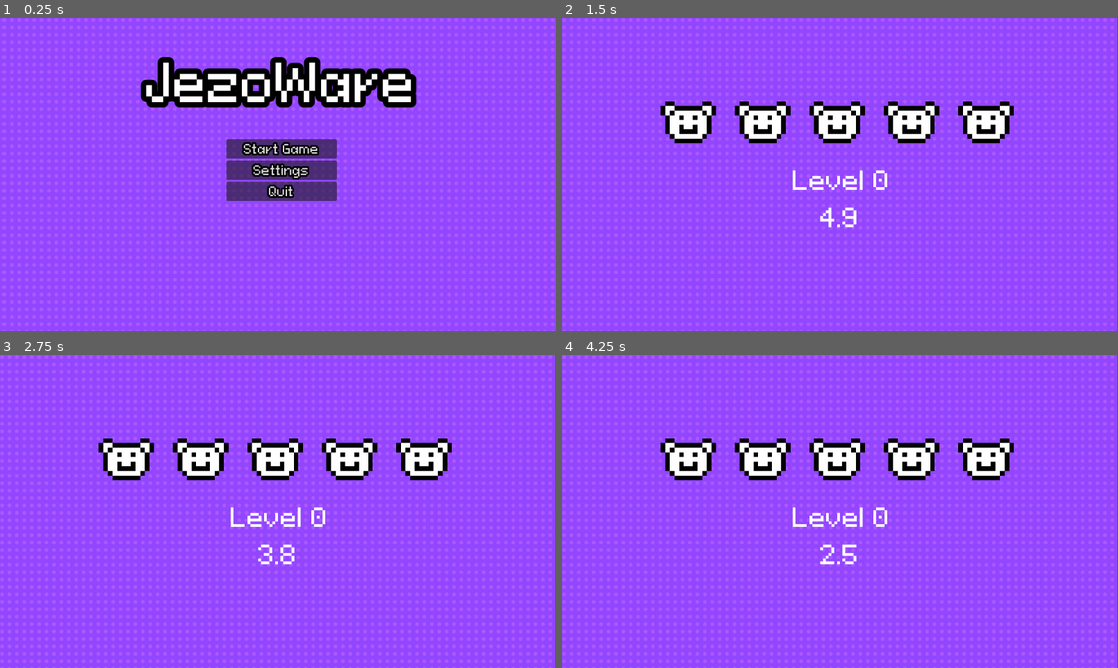
Above: before the commit, frames 1-4 (two rows, left to right).
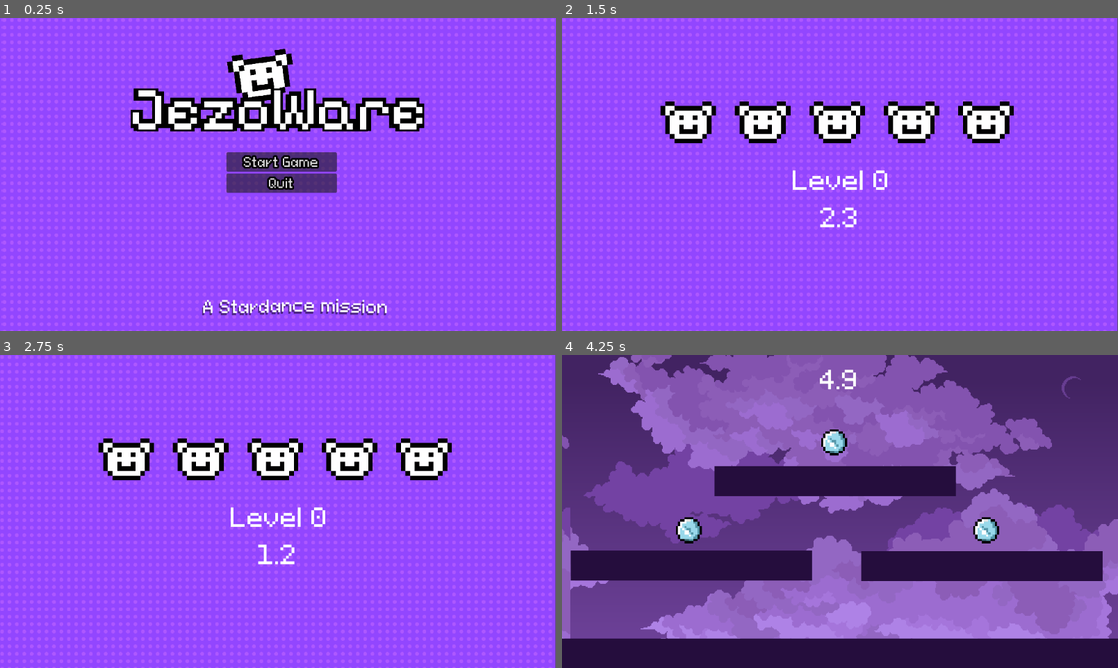
Above: after the commit, the same moments.

Repository: jezomc/JezoWare
Game: Godot game, scene res://scenes/title_screen.tscn
Two runs of this game, one before a commit and one after it. Both use one fixed random seed, a clock stepped at 60 frames per second and the inputs below.
Inputs (mouse positions are in pixels of both pictures, inside the frame that each line leads up to):
- Up to frame 1 (0.25 s): no input
- Up to frame 2 (1.5 s): click (845, 171) at 0.5 s, where only the run before the commit has a clickable "Settings"; click (845, 149) at 1.25 s, where only the run before the commit has a clickable "Start Game"
- Up to frame 3 (2.75 s): tap Enter (ui_accept) at 2, 2.27 s; move the mouse to (400, 495) at 2.02 s; hold Right (ui_right) from 2.03 s (still down); tap Alt at 2.1 s; click (400, 495) at 2.17 s
- Up to frame 4 (4.25 s): release Right (ui_right) at 2.75 s; drag from (728, 527) to (812, 574) at 2.77 s; move the mouse to (895, 442) at 3.52 s; hold Left (ui_left) from 3.53 s (still down); tap Alt at 3.6 s

The runs differ from the first frame. In frame 1, 13% of the frame differs, in the area x 23-77%, y 9-96%; in frame 2, 0.1%; in frame 3, 0.2%; in frame 4, 100%, in the area x 0-100%, y 0-100%.

Commit message:
updated the title screen.

Diff:
--- a/JezoWare/scenes/lost_screen.tscn
+++ b/JezoWare/scenes/lost_screen.tscn
@@ -24,7 +24,7 @@
 scale = Vector2(0.5, 0.5)
 texture = ExtResource("2_erjvp")
 
-[node name="Winner" type="RichTextLabel" parent="." unique_id=1081635385]
+[node name="Lose" type="RichTextLabel" parent="." unique_id=1081635385]
 clip_contents = false
 anchors_preset = -1
 offset_left = 298.0
@@ -40,7 +40,7 @@
 theme_override_fonts/normal_font = ExtResource("3_0nhqw")
 theme_override_font_sizes/normal_font_size = 105
 bbcode_enabled = true
-text = "[shake]U Lost :("
+text = "[shake]U Lose :("
 scroll_active = false
 horizontal_alignment = 1
 metadata/_edit_use_anchors_ = true
--- a/JezoWare/scenes/minigame_1.gd
+++ b/JezoWare/scenes/minigame_1.gd
@@ -21,8 +21,8 @@
 func _process(delta: float) -> void: # running every frame brochacho
 
 	if snowball_collected == 3: # the double equals is just an argument asking if it's the same, with "=" it'll give an error
-		if Global.minigames_done > 3: # we access a global script and see how many minigames have been compeleted
-			get_tree().change_scene_to_file("res://scenes/done_screen.tscn") # change current play scene into another, but you make your own finish screen in a later challenge, dont worry abt this rn
+		if Global.minigames_done > 1: # we access a global script and see how many minigames have been compeleted
+			get_tree().change_scene_to_file("res://scenes/winner_screen.tscn") # change current play scene into another, but you make your own finish screen in a later challenge, dont worry abt this rn
 		else:
 			get_tree().change_scene_to_file("res://scenes/timer_screen.tscn") # go back to the intermission scene
 
--- a/JezoWare/scenes/minigame_2.gd
+++ b/JezoWare/scenes/minigame_2.gd
@@ -12,8 +12,8 @@
 
 func _process(delta: float) -> void:
 	if buttons_pressed == 4:
-		if Global.minigames_done > 3:
-			get_tree().change_scene_to_file("res://scenes/done_screen.tscn")
+		if Global.minigames_done > 1:
+			get_tree().change_scene_to_file("res://scenes/winner_screen.tscn")
 		else:
 			get_tree().change_scene_to_file("res://scenes/timer_screen.tscn")
 
--- a/JezoWare/scenes/timer_screen.gd
+++ b/JezoWare/scenes/timer_screen.gd
@@ -11,11 +11,12 @@
 var time
 
 func _ready() -> void:
-	await Timer(5.0) # using the function created
+	await Timer(3.0) # using the function created
 
 	if Global.minigames_done < 3: # if you havent completed 3 minigames yet
 		Global.minigames_done = Global.minigames_done +1
-		get_tree().change_scene_to_file("res://scenes/minigame_" + str(Global.minigames_done) + ".tscn") # changes your scene by arranging this frankenstein path.
+		get_tree().change_scene_to_file("res://scenes/minigame_" + str(Global.minigames_done) + ".tscn")
+		# changes your scene by arranging this frankenstein path.
 # Above, your script is being told to go to the next minigame. If the
 # current minigame is Level 1, then you would be on minigame 1. If you
 # complete that level, you have the minigames_done add one, and then you
--- a/JezoWare/scenes/title_screen.tscn
+++ b/JezoWare/scenes/title_screen.tscn
@@ -2,6 +2,7 @@
 
 [ext_resource type="Texture2D" uid="uid://cf0h7evml4po0" path="res://Background.png" id="1_fgkus"]
 [ext_resource type="Script" uid="uid://bwnhplnkd8qtj" path="res://scenes/title_screen.gd" id="1_sa3yf"]
+[ext_resource type="Texture2D" uid="uid://blefofqeoi500" path="res://jezowarelogo.png" id="3_mgrm8"]
 [ext_resource type="FontFile" uid="uid://vkh66xorgqkw" path="res://fonts/PixeloidSans-lxa3y.ttf" id="3_s4lrb"]
 
 [node name="TitleScreen" type="Node2D" unique_id=576477404]
@@ -17,29 +18,38 @@
 scale = Vector2(0.5996779, 0.5999392)
 texture = ExtResource("1_fgkus")
 
+[node name="Title2" type="TextureRect" parent="." unique_id=1441389489]
+offset_left = 271.0
+offset_top = 62.000004
+offset_right = 1623.0
+offset_bottom = 447.0
+scale = Vector2(0.45, 0.45)
+texture = ExtResource("3_mgrm8")
+
 [node name="Title" type="RichTextLabel" parent="." unique_id=25897762]
 clip_contents = false
-offset_left = 298.0
-offset_top = 69.0
-offset_right = 868.3334
-offset_bottom = 230.0
+offset_left = 418.0
+offset_top = 575.0
+offset_right = 810.5072
+offset_bottom = 624.0
 size_flags_horizontal = 4
 size_flags_vertical = 4
 theme_override_colors/default_color = Color(1, 1, 1, 1)
-theme_override_constants/outline_size = 45
+theme_override_colors/font_shadow_color = Color(0, 0, 0, 0.45882353)
+theme_override_constants/shadow_offset_x = -2
+theme_override_constants/shadow_offset_y = 4
 theme_override_fonts/normal_font = ExtResource("3_s4lrb")
-theme_override_font_sizes/normal_font_size = 105
-text = "JezoWare
-"
+theme_override_font_sizes/normal_font_size = 35
+bbcode_enabled = true
+text = "[wave freq=2]A Stardance mission"
 scroll_active = false
 horizontal_alignment = 1
-metadata/_edit_use_anchors_ = true
 
 [node name="VBoxContainer" type="VBoxContainer" parent="." unique_id=2062191346]
 offset_left = 469.0
-offset_top = 251.0
+offset_top = 278.0
 offset_right = 698.0
-offset_bottom = 579.0
+offset_bottom = 362.0
 
 [node name="Start" type="Button" parent="VBoxContainer" unique_id=721583776]
 layout_mode = 2
@@ -47,14 +57,6 @@
 theme_override_fonts/font = ExtResource("3_s4lrb")
 theme_override_font_sizes/font_size = 26
 text = "Start Game
-"
-
-[node name="Settings" type="Button" parent="VBoxContainer" unique_id=250563834]
-layout_mode = 2
-theme_override_constants/outline_size = 14
-theme_override_fonts/font = ExtResource("3_s4lrb")
-theme_override_font_sizes/font_size = 26
-text = "Settings
 "
 
 [node name="Quit" type="Button" parent="VBoxContainer" unique_id=320704302]
Binary file added: JezoWare/jezowarelogo.png
Not shown, added: JezoWare/jezowarelogo.png.import
